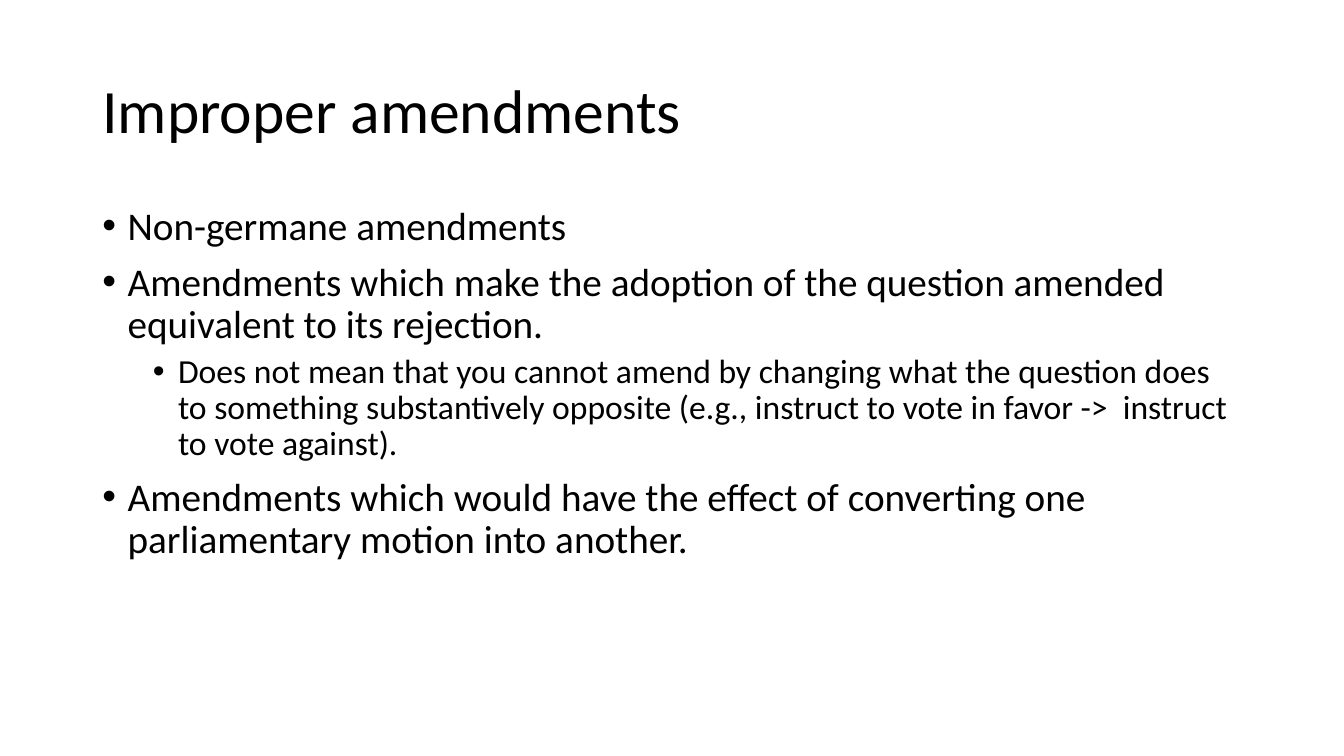
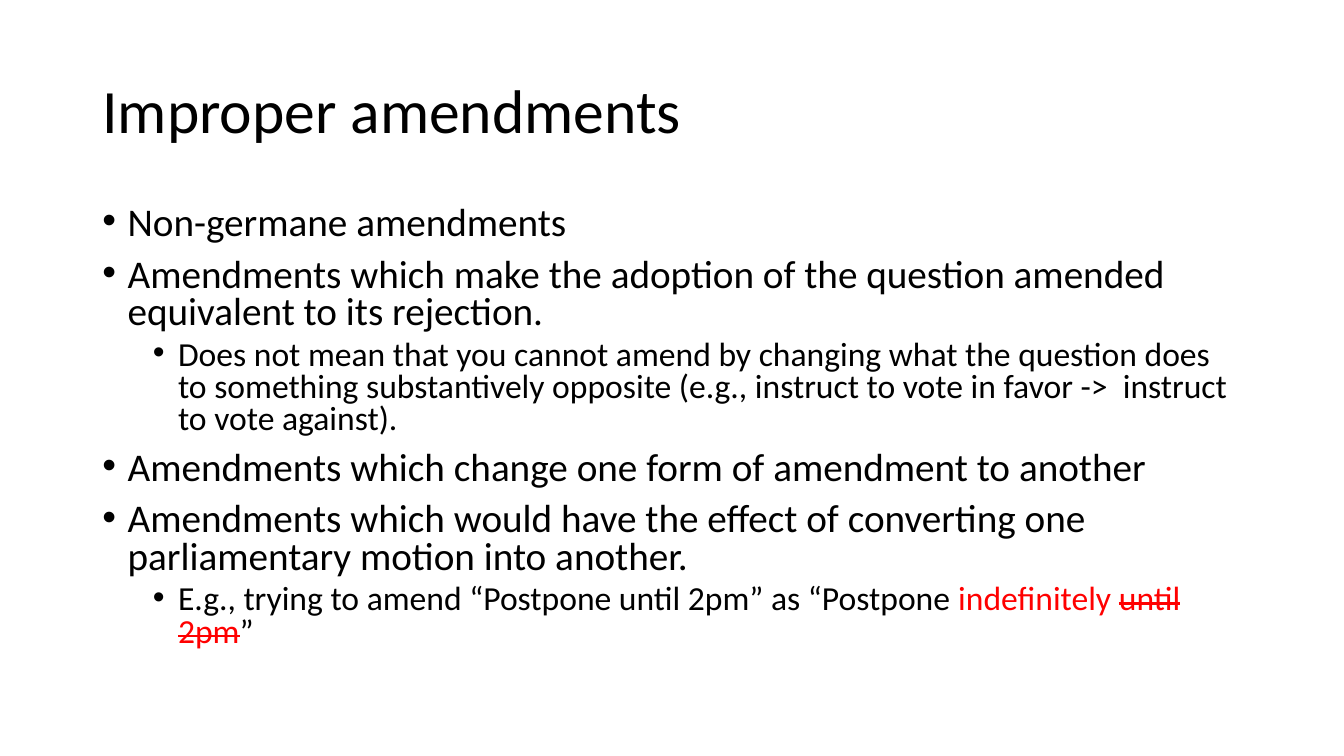
Before and after one commit to AdamSwenson/parliamentary-procedure-explainers, a slide deck: slide 4 of Presentations/Amendments.pptx (slide 5 before the commit). Drawn at 1344x756 pixels with LibreOffice and Linux fonts; fonts in the diff are those of the drawing. Boxes give left, top, right and bottom in pixels: in the first picture for what was removed or moved away, otherwise in the second. Text is boxed around its words. In the diff, an @@ line names an element or a change of style, - is before the commit and + after.

Commit message:
updated Amendments ppt

```diff
--- a/Presentations/Amendments.pptx
+++ b/Presentations/Amendments.pptx
@@ text at [128,208,1227,577]: line spacing 0.9 to 0.8 @@
@@ text at [128,453,1146,488]: paragraph added @@
+• Amendments which change one form of amendment to another
@@ text at [178,586,1180,649]: paragraph added @@
+  • E.g., trying to amend “Postpone until 2pm” as “Postpone indefinitely until 2pm”
```
Also in this commit, not shown: 17 other slides changed, 7 slides added, 7 slides removed, 5 other files.
